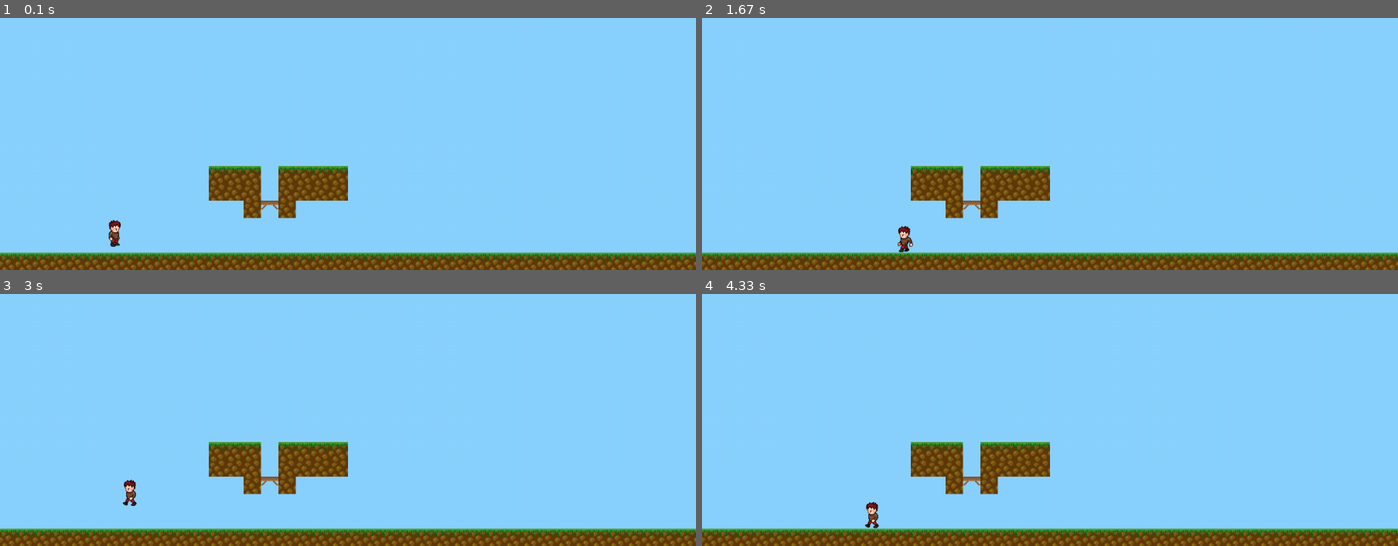
Above: before the commit, frames 1-4 (two rows, left to right).
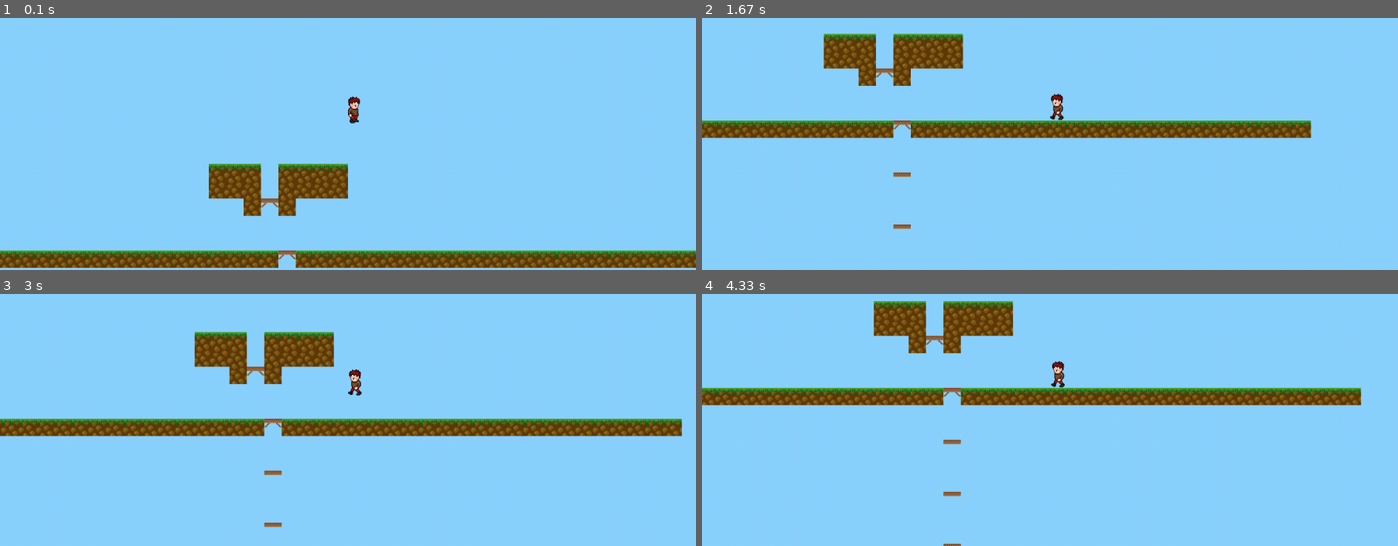
Above: after the commit, the same moments.

Repository: ccb2k18/PygamePlatformer
Game: pygame game, started from BasicPlatformer/main.py
Same seed, same stepped clock (60 frames per second), same inputs: the game is played once before the commit and once after it.
Inputs:
- Up to frame 1 (0.1 s): no input
- Up to frame 2 (1.67 s): hold D 0.33-0.8 s; hold D 0.83-1.3 s; hold A from 1.33 s (still down)
- Up to frame 3 (3 s): release A at 1.87 s; tap Space at 2.23, 2.63, 2.93 s; hold A 2.57-2.97 s
- Up to frame 4 (4.33 s): hold D 3-3.63 s; tap Space at 3.07, 3.37, 4.13 s; hold A from 4.07 s (still down)

The runs differ from the first frame. In frame 1, 7.1% of the frame differs, in the area x 0-100%, y 31-100%; in frame 2, 19%; in frame 3, 20%, in the area x 0-100%, y 14-100%; in frame 4, 20%.

Commit message:
last updated 06/05/2020

Diff:
--- a/BasicPlatformer/GameEngine.py
+++ b/BasicPlatformer/GameEngine.py
@@ -5,9 +5,39 @@
 
 class GameCamera:
 
-    def __init__(self):
-
-        pass
+    def __init__(self, player, centerX=640, centerY=480, sensitivity=1):
+
+        self.sW = 1280
+        self.sH = 720
+        self.lowerX = centerX-(player.w*(10//sensitivity))
+        self.lowerY = centerY-(player.h*(10//sensitivity))
+        self.upperX = centerX+(player.w*(10//sensitivity))
+        self.upperY = centerY+(player.h*(10//sensitivity))
+        self.changeX = 0
+        self.changeY = 0
+
+    def shiftPlayerX(self, player):
+
+        if player.x < self.lowerX or player.x > self.upperX:
+
+            player.x += -player.velocity
+            self.changeX = -player.velocity
+            return
+        self.changeX = 0
+
+    def shiftPlayerY(self, player):
+
+        if player.y < self.lowerY or player.y > self.upperY:
+
+            player.y += -player.fallVelocity
+            self.changeY = -player.fallVelocity
+            return
+        self.changeY = 0
+
+    def shiftTile(self, tile):
+
+        tile.x += self.changeX
+        tile.y += self.changeY
 
 class PhysicsEngine:
 
@@ -16,6 +46,8 @@
         self.myMap = myMap
         #gravity that acts upon all characters and dynamic tiles
         self.gravity = gravity
+        #camera to shift point of view
+        self.camera = GameCamera(self.myMap.player)
     #apply the proper velocity to move the character
     def applyCharacterVelocity(self, character):
 
@@ -113,7 +145,7 @@
                 #if the center x of character is in between tile and the bottom of the character is past the tile surface
                 #but only half the character's height is past the tile
                 if self.characterCenterXInBetweenTile(tile, character) and ((character.y + character.h) >= tile.y) and \
-                    abs((character.y + character.h) - tile.y) < character.h//8:
+                    abs((character.y + character.h) - tile.y) < character.h//4 and character.fallVelocity > 0:
                     character.fallVelocity = 0
                     character.y = tile.y - character.h
                     character.onGround = True
@@ -199,6 +231,11 @@
     def update(self, screen):
 
         player = self.myMap.player
+        #shift camera point of view
+        self.camera.changeX = 0
+        self.camera.changeY = 0
+        self.camera.shiftPlayerX(player)
+        self.camera.shiftPlayerY(player)
         #apply the physical forces of the world on the character
         self.applyCharacterVelocity(player)
         self.removeCharacterVelocity(player)
@@ -209,6 +246,7 @@
         tiles = self.myMap.tilesDict
         for key in tiles.keys():
 
+            self.camera.shiftTile(tiles[key])
             self.detectCharacterGrounded(tiles[key], player)
             self.handleCharacterTileCollisionBelow(tiles[key], player)
             self.handleCharacterTileCollisionLeft(tiles[key], player)
--- a/BasicPlatformer/Window.py
+++ b/BasicPlatformer/Window.py
@@ -28,7 +28,7 @@
         #initialize screen
         self.screen = pg.display.set_mode(size=(self.width, self.height))
         pg.display.set_caption("Basic Platformer")
-        self.sampleMap = Map(tilesDict={str(i):StaticTile(i, height-32, 0.333, path="assets/sprites/forest/forestGrass.png") for i in range(0, width, 32)}, player=Player(200, height-96, 1))
+        self.sampleMap = Map(tilesDict={str(i):StaticTile(i, height-32, 0.333, path="assets/sprites/forest/forestGrass.png") for i in range(0, width, 32)}, player=Player(width//2, 400, 1))
         self.sampleMap.tilesDict.update({str(i+width):StaticTile(i, height-192, 0.333, path="assets/sprites/forest/forestGrass.png") for i in range(384, 640, 32)})
         self.sampleMap.tilesDict.update({str(i+(width*2)):StaticTile(i, height-160, 0.333, path="assets/sprites/forest/forestDirt.png") for i in range(384, 640, 32)})
         del self.sampleMap.tilesDict["1760"]
@@ -36,6 +36,14 @@
         self.sampleMap.tilesDict.update({"WoodPlatform":Platform(480, height-128, 0.333, path="assets/sprites/carpentry/singleWoodenPlatformBothSides.png")})
         self.sampleMap.tilesDict.update({"WoodPlatformLeft":StaticTile(448, height-128, 0.333, path="assets/sprites/forest/forestDirt.png")})
         self.sampleMap.tilesDict.update({"WoodPlatformRight":StaticTile(512, height-128, 0.333, path="assets/sprites/forest/forestDirt.png")})
+        self.sampleMap.tilesDict.update({str(i+(width*3)):StaticTile(i, height+512, 0.333, path="assets/sprites/forest/forestGrass.png") for i in range(-256, width + 256, 32)})
+        self.sampleMap.tilesDict.update({"512":Platform(512, height-32, 0.333, path="assets/sprites/carpentry/singleWoodenPlatformBothSides.png")})
+        self.sampleMap.tilesDict.update({"plat1":Platform(512, height+64, 0.333, path="assets/sprites/carpentry/singleWoodenPlatformExtension.png")})
+        self.sampleMap.tilesDict.update({"plat2":Platform(512, height+160, 0.333, path="assets/sprites/carpentry/singleWoodenPlatformExtension.png")})
+        self.sampleMap.tilesDict.update({"plat3":Platform(512, height+256, 0.333, path="assets/sprites/carpentry/singleWoodenPlatformExtension.png")})
+        self.sampleMap.tilesDict.update({"plat4":Platform(512, height+352, 0.333, path="assets/sprites/carpentry/singleWoodenPlatformExtension.png")})
+        self.sampleMap.tilesDict.update({"plat5":Platform(512, height+448, 0.333, path="assets/sprites/carpentry/singleWoodenPlatformExtension.png")})
+        #self.sampleMap.update({""})
         #physics engine
         self.engine = PhysicsEngine(myMap=self.sampleMap)
         #game clock to cap fps
